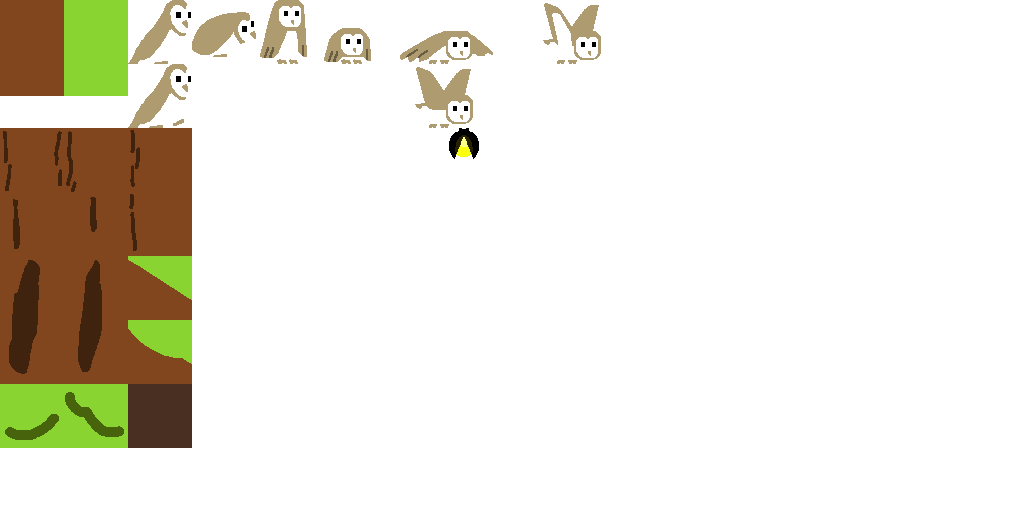
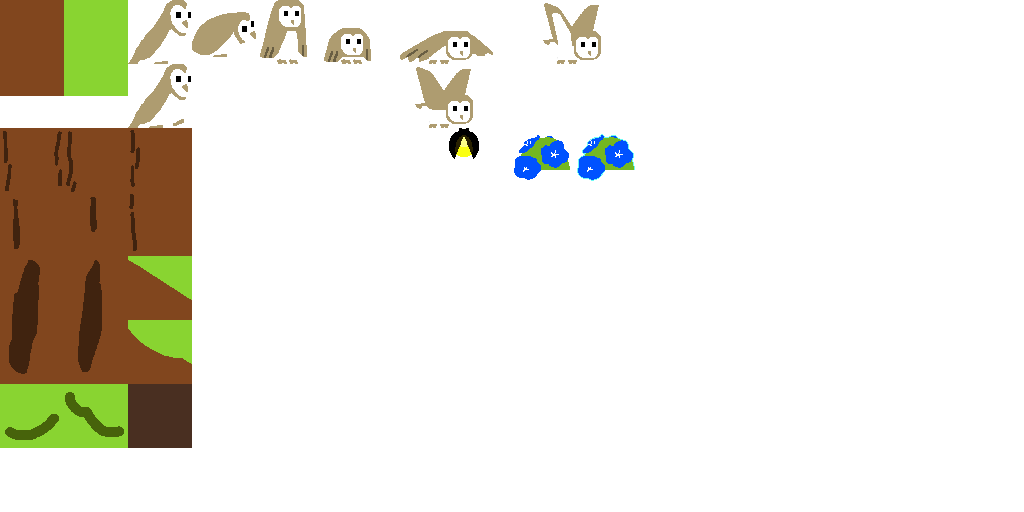
Layered file, before and after one edit (1024 × 512). Changes by layer:
painted on "Background" (2nd of 2) over [514, 134, 635, 181]
added layer "Paint Layer 1" over [514, 134, 635, 181]
